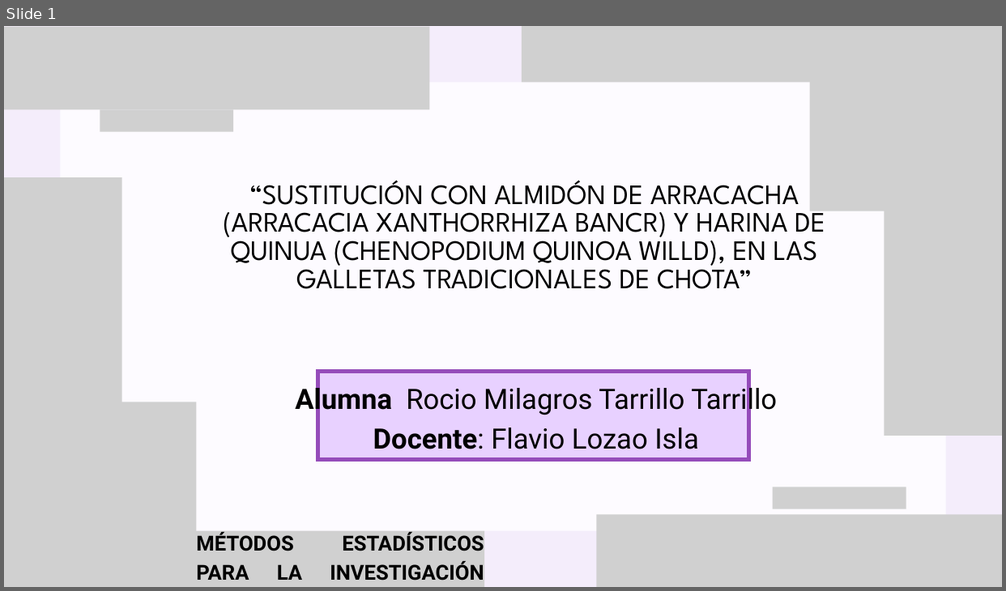
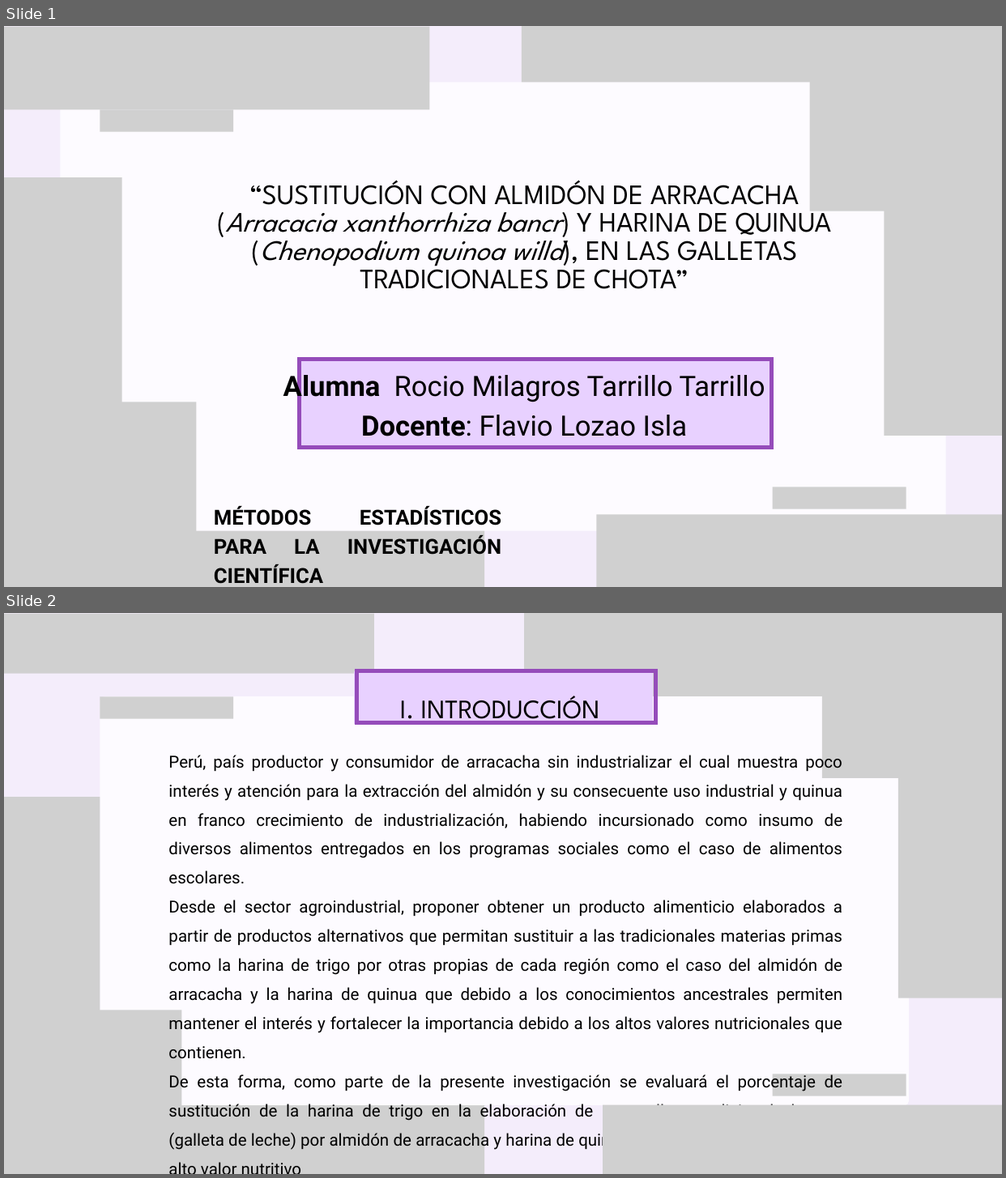
Before and after one commit to Rociom570/Datos-Unidad-II, a slide deck: Tarea II.pptx. Shown one above the other, each under a label of ours: slide 1 before the commit, slides 1 and 2 after it. The pictures are 1006x591 and 1006x1178 pixels, drawn with LibreOffice and Linux fonts; fonts in the diff are those of the drawing; grey boxes stand for pictures. Boxes give left, top, right and bottom in pixels: in the first picture for what was removed or moved away, otherwise in the second. Text is boxed around its words. In the diff, an @@ line names an element or a change of style, - is before the commit and + after.

```diff
--- a/Tarea II.pptx
+++ b/Tarea II.pptx
@@ slide 2 added at box(4, 613, 1002, 1174), background #F4EDFB @@
@@ picture added at box(4, 614, 374, 674) @@
@@ picture added at box(524, 613, 909, 743) @@
@@ picture added at box(822, 613, 1002, 778) @@
@@ freeform shape added at box(354, 672, 653, 724), fill #E8D1FF @@
@@ freeform shape added at box(357, 671, 655, 723), outline #954CBA 6 pt @@
@@ freeform shape added at box(100, 696, 909, 1106), fill #FDFBFF @@
@@ picture added at box(100, 696, 233, 719) @@
@@ text added at box(400, 696, 600, 727), 38.4 pt, text #000000 @@
+I. INTRODUCCIÓN
@@ text added at box(168, 752, 842, 1151), 24 pt, text #000000 @@
+Perú, país productor y consumidor de arracacha sin industrializar el cual muestra poco interés y atención para la extracción del almidón y su consecuente uso industrial y quinua en franco crecimiento de industrialización, habiendo incursionado como insumo de diversos alimentos entregados en los programas sociales como el caso de alimentos escolares.
+Desde el sector agroindustrial, proponer obtener un producto alimenticio elaborados a partir de productos alternativos que permitan sustituir a las tradicionales materias primas como la harina de trigo por otras propias de cada región como el caso del almidón de arracacha y la harina de quinua que debido a los conocimientos ancestrales permiten mantener el interés y fortalecer la importancia debido a los altos valores nutricionales que contienen.
+De esta forma, como parte de la presente investigación se evaluará el porcentaje de sustitución de la harina de trigo en la elaboración de una galleta tradicional chotana (galleta de leche) por almidón de arracacha y harina de quinua para obtener un producto de alto valor nutritivo
@@ picture added at box(898, 757, 1002, 999) @@
@@ picture added at box(4, 797, 100, 1038) @@
@@ picture added at box(4, 1011, 182, 1174) @@
@@ picture added at box(100, 1046, 484, 1174) @@
@@ picture added at box(773, 1074, 906, 1096) @@
@@ picture added at box(603, 1105, 1002, 1174) @@
@@ slide 1 changed as well @@
@@ text at box(225, 180, 831, 289): text changed @@
-“SUSTITUCIÓN CON ALMIDÓN DE ARRACACHA (ARRACACIA XANTHORRHIZA BANCR) Y HARINA DE QUINUA (CHENOPODIUM QUINOA WILLD), EN LAS GALLETAS TRADICIONALES DE CHOTA”
+“SUSTITUCIÓN CON ALMIDÓN DE ARRACACHA (Arracacia xanthorrhiza bancr) Y HARINA DE QUINUA (Chenopodium quinoa willd), EN LAS GALLETAS TRADICIONALES DE CHOTA”
@@ text "Alumna Rocio Milagros Tarrillo Tarrillo": place and size @@
-text "Alumna Rocio Milagros Tarrillo Tarrillo" at box(295, 384, 777, 450)
+text "Alumna Rocio Milagros Tarrillo Tarrillo" at box(283, 370, 765, 437)
@@ freeform shape: place and size @@
-freeform shape at box(317, 371, 748, 459)
+freeform shape at box(300, 359, 771, 448)
@@ freeform shape: place and size @@
-freeform shape at box(317, 371, 748, 459)
+freeform shape at box(301, 359, 774, 448)
@@ text "MÉTODOS ESTADÍSTICOS PARA LA INVESTIGACIÓN ..." rewrapped from box(196, 532, 484, 581) to box(214, 506, 501, 560) @@
```
Also in this commit, not shown: 5 other slides changed, 5 other slides added, 4 slides removed, 4 other files.
